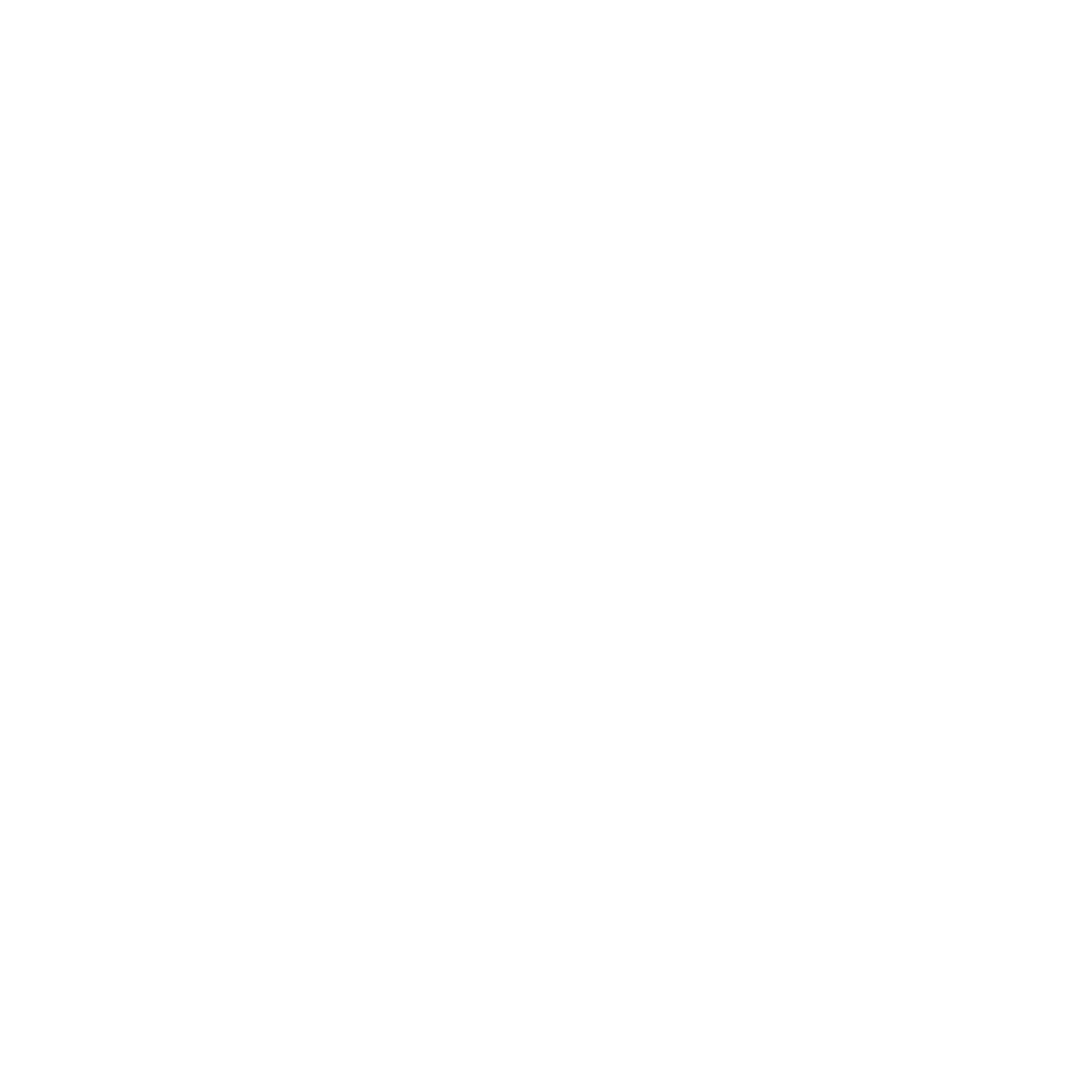
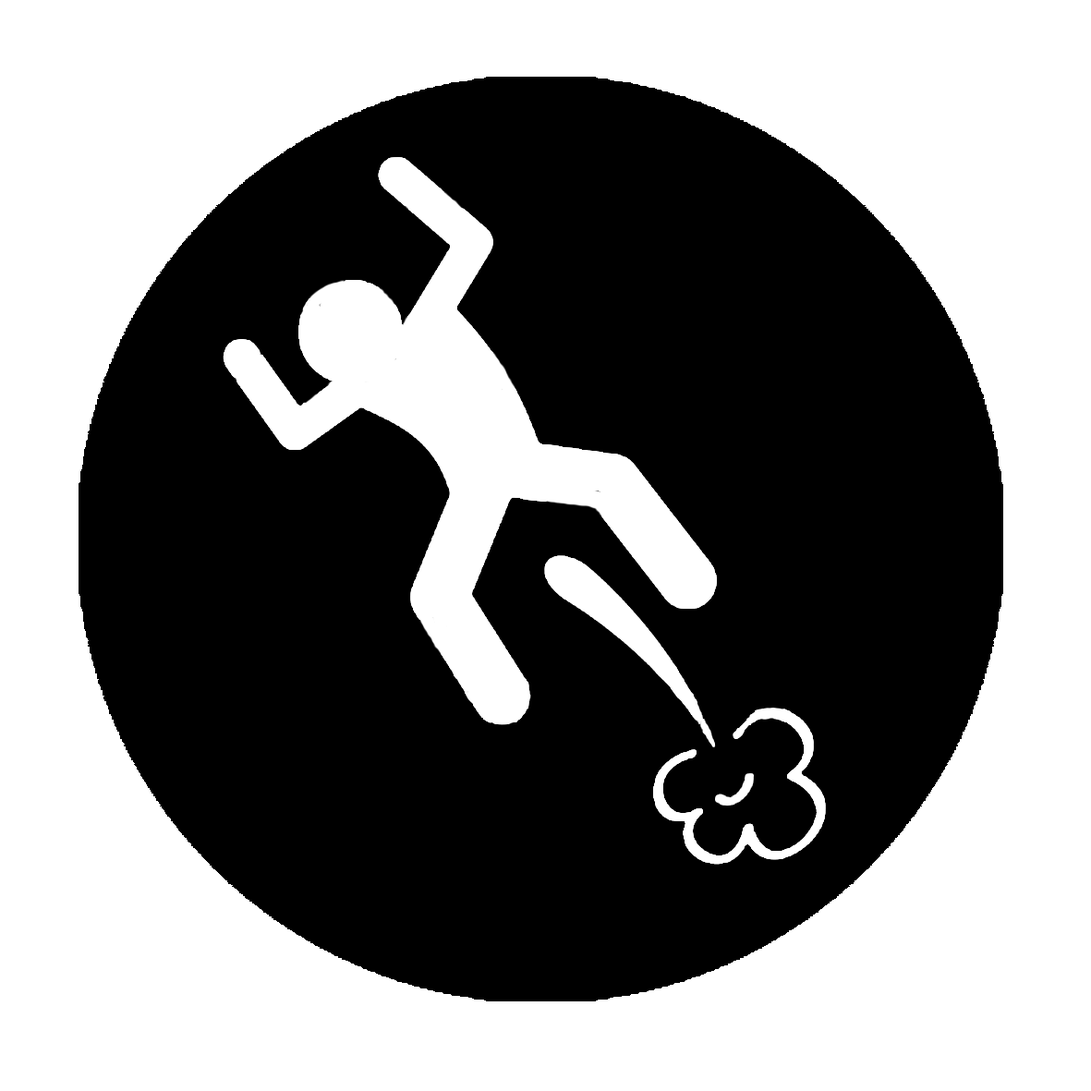
Layered file, before and after one edit (w=1091, h=1091). Changes by layer:
showed "PlayGame copia 5" over [78, 76, 1004, 1002]
